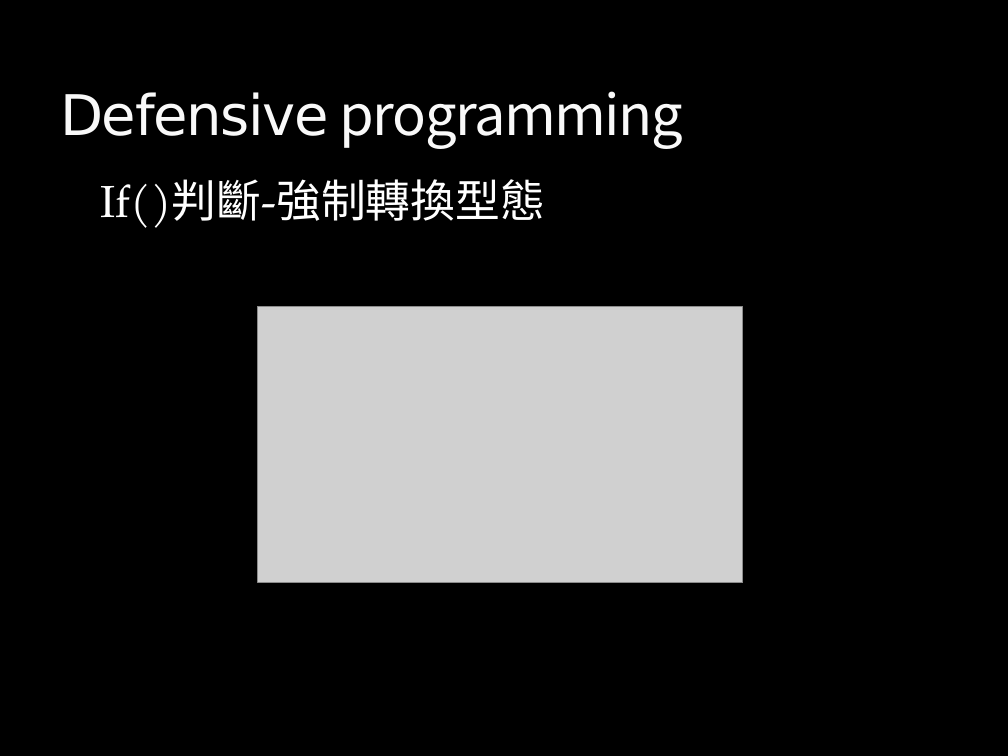
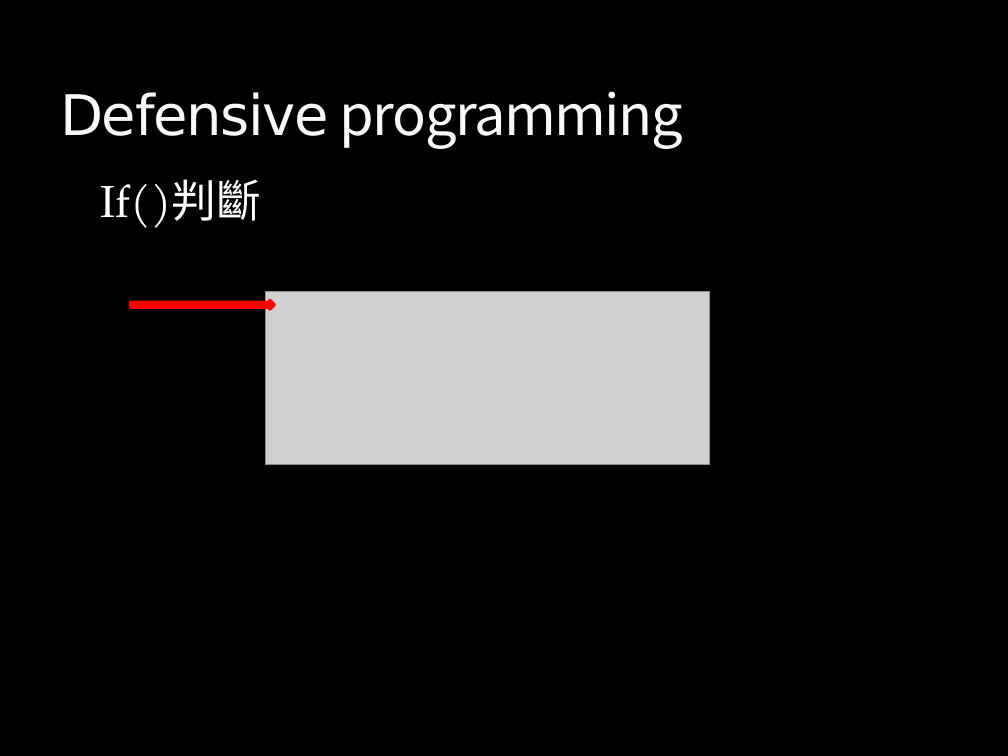
Before and after one commit to boris410/gitlab, a slide deck: slide 8 of 研一/作業二/defensive/Learning Defensive programming.pptx (slide 9 before the commit). Drawn at 1008x756 pixels with LibreOffice and Linux fonts; fonts in the diff are those of the drawing; grey boxes stand for pictures; background and template pictures are left out. Boxes give left, top, right and bottom in pixels: in the first picture for what was removed or moved away, otherwise in the second. Text is boxed around its words. In the diff, an @@ line names an element or a change of style, - is before the commit and + after.

```diff
--- a/研一/作業二/defensive/Learning Defensive programming.pptx
+++ b/研一/作業二/defensive/Learning Defensive programming.pptx
@@ text at (x1=101, y1=179, x2=262, y2=228): text changed @@
-  If()判斷-強制轉換型態
+  If()判斷
@@ picture resized from (x1=258, y1=306, x2=743, y2=583) to (x1=266, y1=292, x2=711, y2=465) @@
@@ right arrow added at (x1=131, y1=300, x2=274, y2=308), fill #FF0000, outline #FF0000 3 pt @@
```
Also in this commit, not shown: 6 other slides changed, 2 slides added, 1 slide removed, 6 other files.
